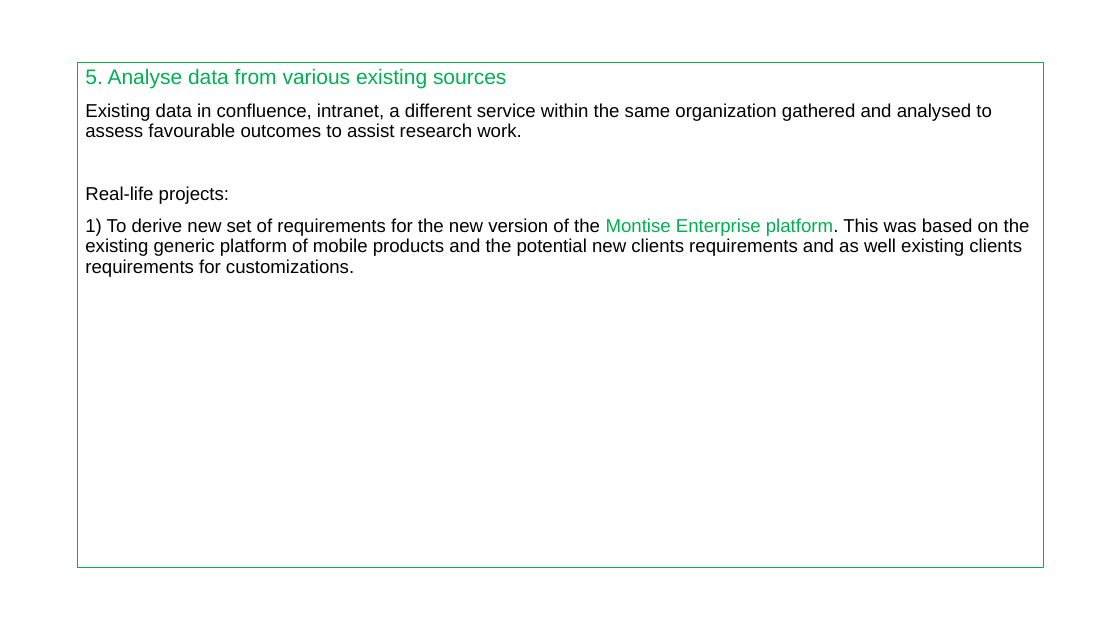
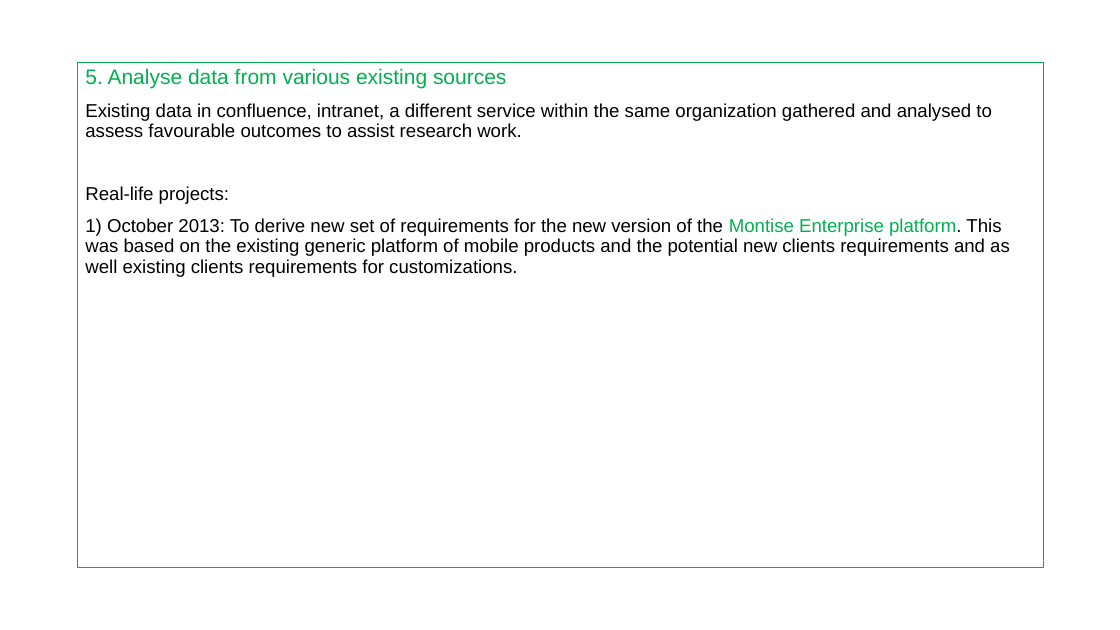
Before and after one commit to RaghavanKasthuri/User-Experience-UX-, a slide deck: slide 6 of Research Methods/User Research Methods.pptx. Drawn at 1120x630 pixels with LibreOffice and Linux fonts; fonts in the diff are those of the drawing. Boxes give left, top, right and bottom in pixels: in the first picture for what was removed or moved away, otherwise in the second. Text is boxed around its words. In the diff, an @@ line names an element or a change of style, - is before the commit and + after.

```diff
--- a/Research Methods/User Research Methods.pptx
+++ b/Research Methods/User Research Methods.pptx
@@ text at box(85, 218, 1010, 277): text changed @@
-1) To derive new set of requirements for the new version of the Montise Enterprise platform. This was based on the existing generic platform of mobile products and the potential new clients requirements and as well existing clients requirements for customizations.
+1) October 2013: To derive new set of requirements for the new version of the Montise Enterprise platform. This was based on the existing generic platform of mobile products and the potential new clients requirements and as well existing clients requirements for customizations.
```
Also in this commit, not shown: 6 other slides changed.
